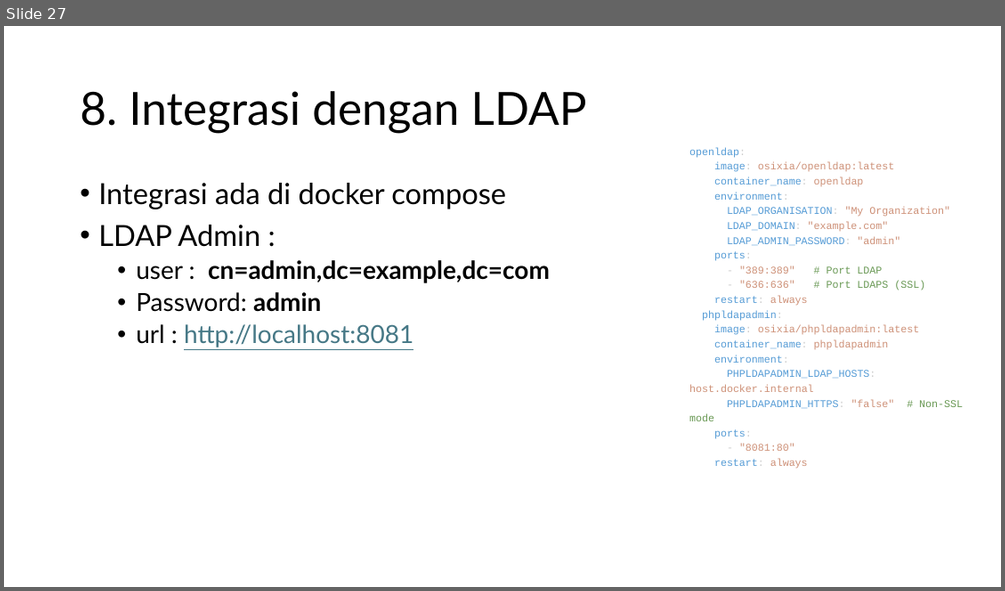
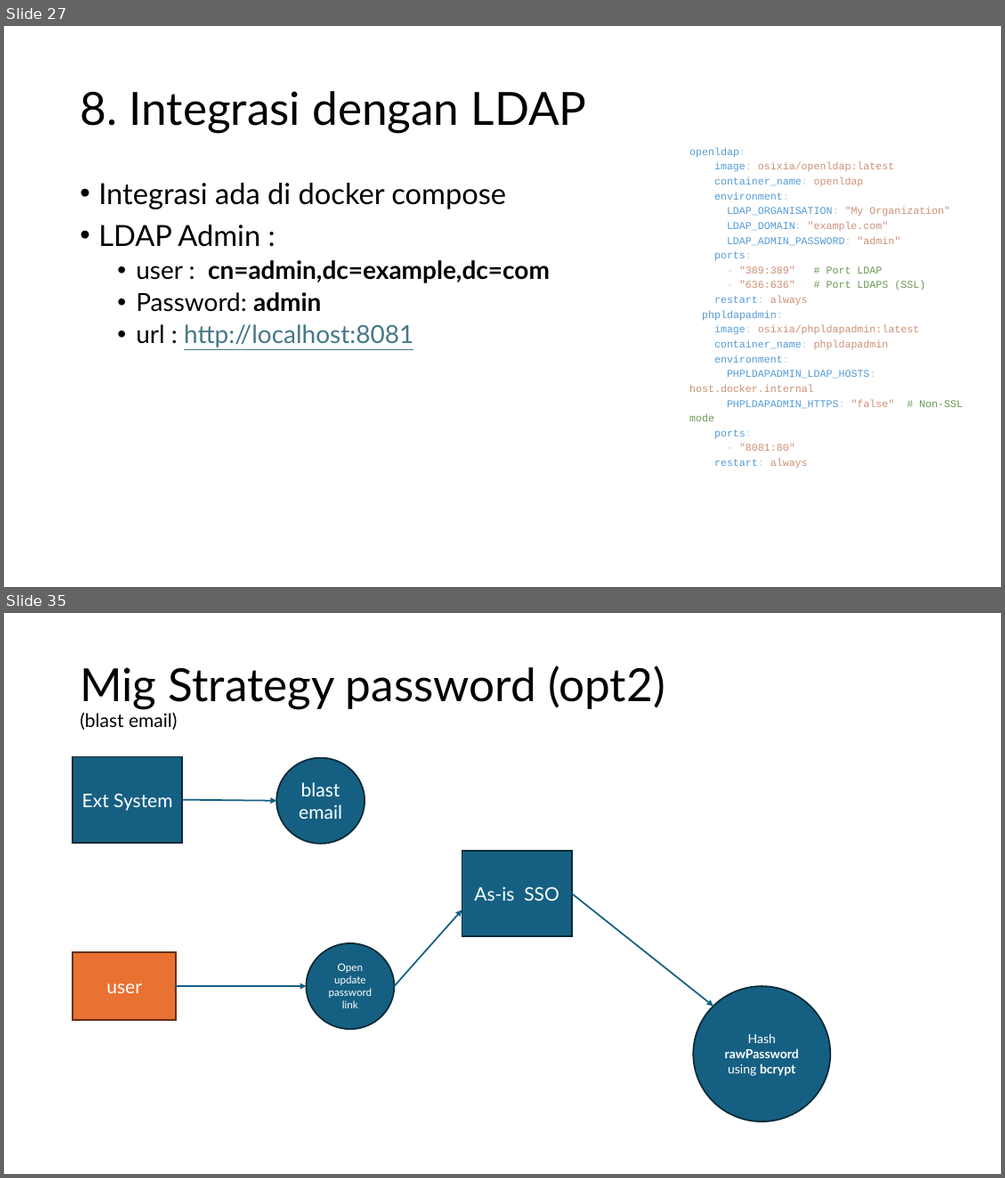
Before and after one commit to koharudin/sso-brin-compose, a slide deck: docs/sso.pptx. Shown one above the other, each under a label of ours: slide 27 before the commit, slides 27 and 35 after it; the slides between them are not shown. The pictures are 1005x591 and 1005x1178 pixels, drawn with LibreOffice and Linux fonts; fonts in the diff are those of the drawing. Boxes give left, top, right and bottom in pixels: in the first picture for what was removed or moved away, otherwise in the second. Text is boxed around its words. In the diff, an @@ line names an element or a change of style, - is before the commit and + after.

```diff
--- a/docs/sso.pptx
+++ b/docs/sso.pptx
@@ slide 35 added at box(4, 613, 1001, 1174), background #FFFFFF @@
@@ title added at box(80, 666, 665, 730), 44 pt, text #000000 @@
+Mig Strategy password (opt2)
+(blast email)
@@ rectangle added at box(73, 756, 183, 843), fill #156082, outline #092A39 1.5 pt, 18 pt, text #FFFFFF @@
+Ext System
@@ ellipse added at box(277, 758, 365, 844), fill #156082, outline #092A39 1.5 pt, 18 pt, text #FFFFFF @@
+blast email
@@ arrow added from (183, 800) to (277, 801), #156082 1.5 pt @@
@@ rectangle added at box(461, 851, 572, 937), fill #156082, outline #092A39 1.5 pt, 18 pt, text #FFFFFF @@
+As-is SSO
@@ arrow added from (572, 893) to (713, 1005), #156082 1.5 pt @@
@@ arrow added from (395, 986) to (461, 910), #156082 1.5 pt @@
@@ rectangle added at box(73, 952, 177, 1021), fill #E97132, outline #663216 1.5 pt, 18 pt, text #FFFFFF @@
+user
@@ ellipse added at box(306, 943, 395, 1030), fill #156082, outline #092A39 1.5 pt, 10 pt, text #FFFFFF @@
+Open update password link
@@ arrow added from (175, 986) to (306, 986), #156082 1.5 pt @@
@@ ellipse added at box(694, 986, 830, 1121), fill #156082, outline #092A39 1.5 pt, 12 pt, text #FFFFFF, bold @@
+Hash rawPassword using bcrypt
```
Also in this commit, not shown: 15 other slides added.
